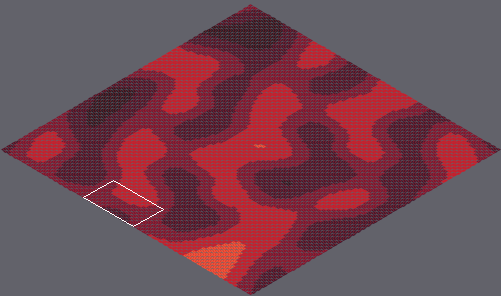
Two states of a Tiled map, marswars/resources/mapAssets/loadmap.tmx. The picture above shows the old version from afar; the outline marks the close-up.
Close-up. First the earlier version:
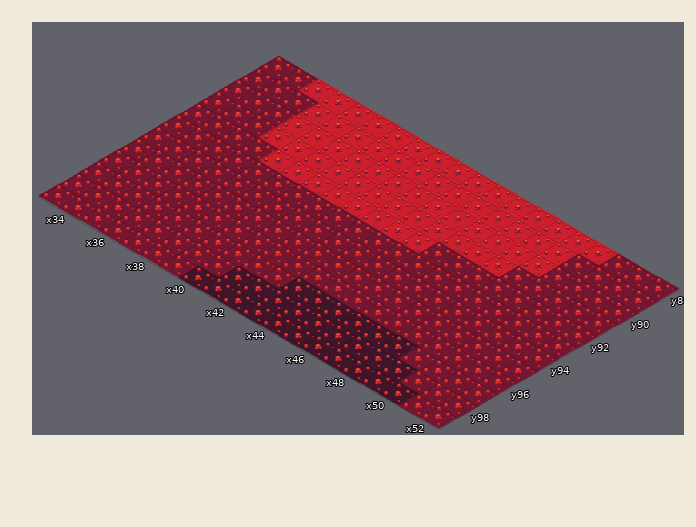
Cells are 55x32 px. Isometric: x runs down to the right, y down to the left. Shown: x 33..52, y 88..99. The commit also changed other parts of the map, which this record leaves out.
Once edited:
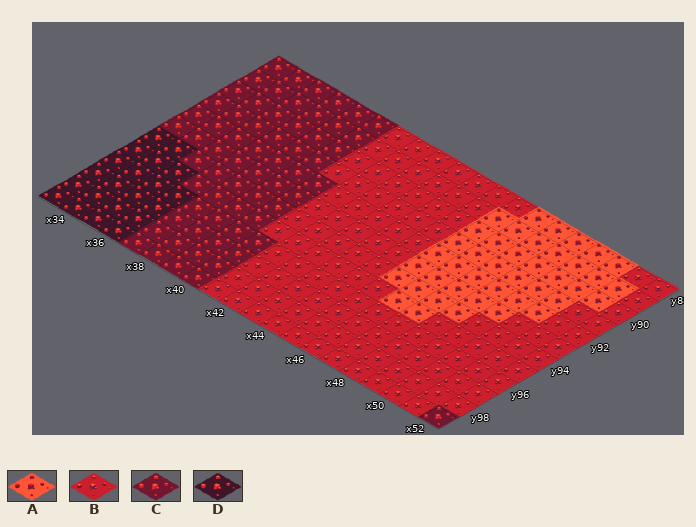
Key: from "tileset1": A 10 "mars006", B 11 "mars007", C 12 "mars008", D 13 "mars009".
_ is an empty cell, . an unchanged one.
Diff:
--- layer "Tile Layer 1"
@@ x 33..52 @@
- 88 ..BBBB.......BBBBCCC
- 89 ...BBB......BBBBCCCC
- 90 ...BBB......BBBBCCCC
- 91 ...BBB......BBBCCCCC
- 92 ....BBB.....CCCCCCCC
- 93 .......CCCCCCCCCCCCC
- 94 CC.....CCCCCCCCCCCCC
- 95 CCC....CCCCCCCCCCCCC
- 96 CCCC....CCCCCCCCCCCC
- 97 CCCC....CCDDDDDDCCCC
- 98 CCCC....DDDDDDDDDCCC
- 99 CCCC...DDDDDDDDDDDC.
+ 88 ..CCCC.......AAAAABB
+ 89 ...CCC......AAAAAAAB
+ 90 ...CCC......AAAAAAAB
+ 91 ...CCC......AAAAAABB
+ 92 ....CCC.....AAAAAABB
+ 93 .......BBBBBAAAAABBB
+ 94 DD.....BBBBBAAAABBBB
+ 95 DDD....BBBBBBAABBBBB
+ 96 DDDD....BBBBBBBBBBBB
+ 97 DDDD....BBBBBBBBBBBB
+ 98 DDDD....BBBBBBBBBBBB
+ 99 DDDD...CBBBBBBBBBBB.
Pixel boxes of the changes (left, top, right, bottom) in both close-ups:
changed: (38, 78, 680, 418)
